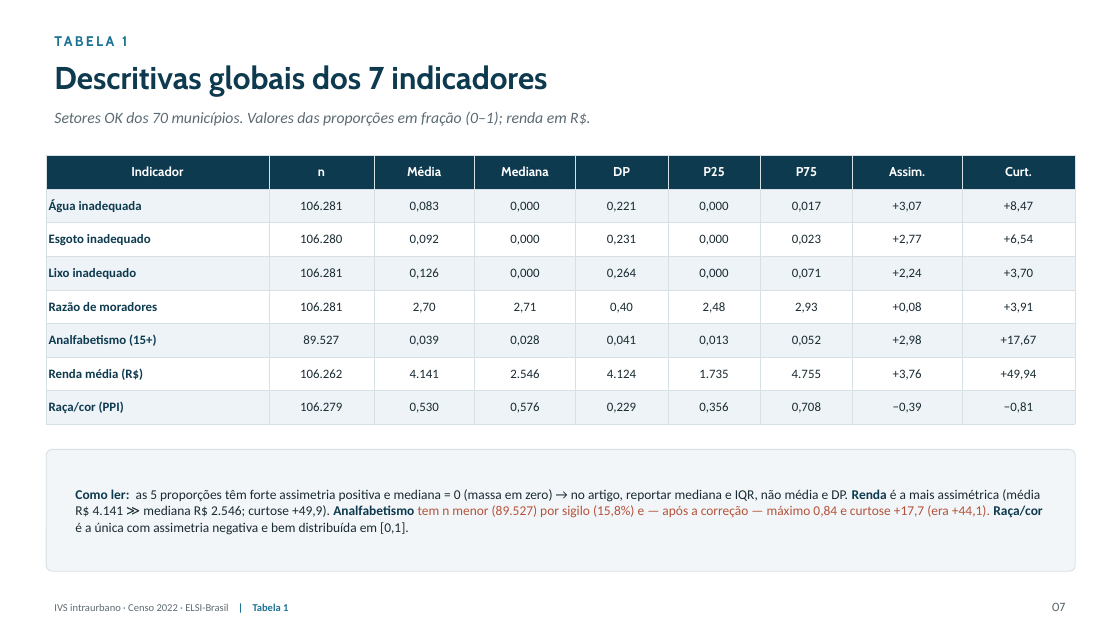
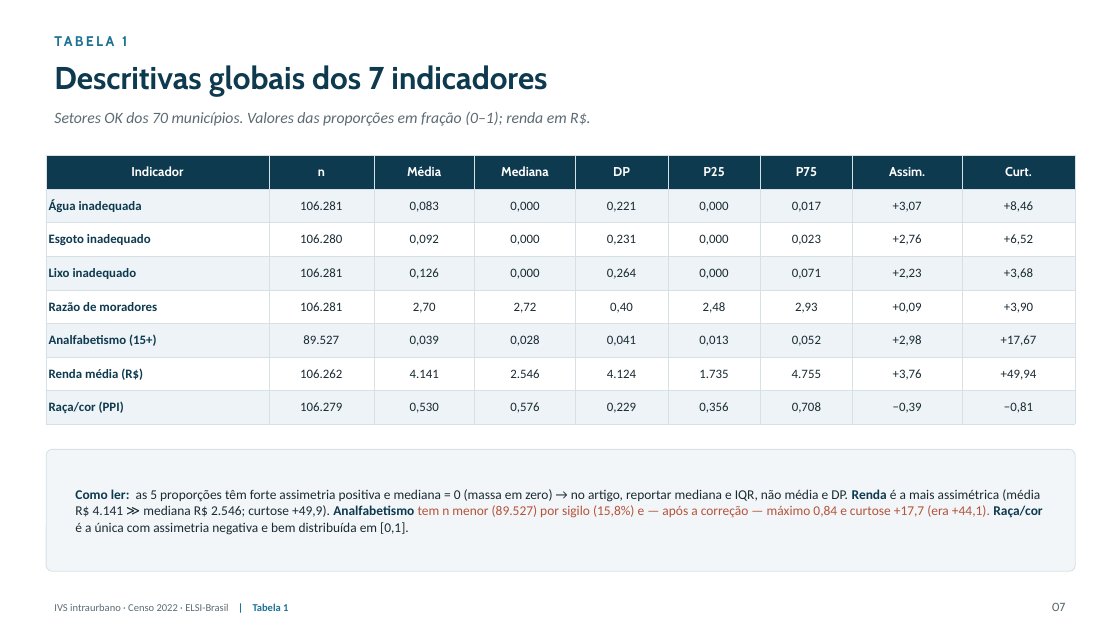
Before and after one commit to pedrinndias/Projeto_IVS_Censo, a slide deck: slide 7 of docs/Apresentacoes_IVS/EDA_Fase3_Completa_Revisada_V00001.pptx. Drawn at 1120x630 pixels with LibreOffice and Linux fonts; fonts in the diff are those of the drawing. Boxes give left, top, right and bottom in pixels: in the first picture for what was removed or moved away, otherwise in the second. Text is boxed around its words. In the diff, an @@ line names an element or a change of style, - is before the commit and + after.

```diff
--- a/docs/Apresentacoes_IVS/EDA_Fase3_Completa_Revisada_V00001.pptx
+++ b/docs/Apresentacoes_IVS/EDA_Fase3_Completa_Revisada_V00001.pptx
@@ table at <box>46,155,1075,417</box> @@
-row 2, column 9: +8,47
+row 2, column 9: +8,46
-row 3, column 8: +2,77
+row 3, column 8: +2,76
-row 3, column 9: +6,54
+row 3, column 9: +6,52
-row 4, column 8: +2,24
+row 4, column 8: +2,23
-row 4, column 9: +3,70
+row 4, column 9: +3,68
-row 5: Razão de moradores | 106.281 | 2,70 | 2,71 | 0,40 | 2,48 | 2,93 | +0,08 | +3,91
+row 5: Razão de moradores | 106.281 | 2,70 | 2,72 | 0,40 | 2,48 | 2,93 | +0,09 | +3,90
```
Also in this commit, not shown: 3 other slides changed, 3 other files.
